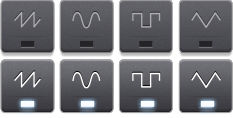
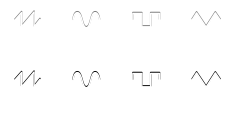
Two versions of the same layered image (233 x 118). Layer-by-layer changes:
hid "Divider" (1st of 8, in "Saw (ON)") over (2, 96, 53, 98)
hid group "INDICADOR TIPO DE ONDA" (1st of 2, in "Saw (ON)") (2 layers) over (19, 100, 36, 112)
hid "Indicator copy" (1st of 2, in "Saw (ON)") over (21, 100, 35, 107)
hid "Button" (1st of 8, in "Saw (ON)") over (1, 60, 54, 113)
hid "Divider" (2nd of 8, in "Sine (ON)") over (61, 96, 112, 98)
hid group "INDICADOR TIPO DE ONDA copy" (2 layers) over (79, 100, 96, 112)
hid "Indicator" (3rd of 11, in "Sine (ON)") over (80, 100, 94, 107)
hid "Button" (2nd of 8, in "Sine (ON)") over (60, 60, 113, 113)
hid "Divider" (3rd of 8, in "Square (ON)") over (120, 96, 171, 98)
hid group "INDICADOR TIPO DE ONDA copy 2" (2 layers) over (139, 100, 156, 112)
hid "Indicator" (5th of 11, in "Square (ON)") over (139, 100, 153, 107)
hid "Button" (3rd of 8, in "Square (ON)") over (119, 60, 172, 113)
hid "Divider" (4th of 8, in "Triangle (ON)") over (180, 96, 231, 98)
hid group "INDICADOR TIPO DE ONDA copy 3" (2 layers) over (199, 100, 216, 112)
hid "Indicator" (7th of 11, in "Triangle (ON)") over (199, 100, 213, 107)
hid "Button" (4th of 8, in "Triangle (ON)") over (179, 60, 232, 113)
hid "Divider" (5th of 8, in "Saw (OFF)") over (2, 36, 53, 38)
hid "Button" (5th of 8, in "Saw (OFF)") over (1, 0, 54, 53)
hid "Divider" (6th of 8, in "Sine (OFF)") over (61, 36, 112, 38)
hid "Button" (6th of 8, in "Sine (OFF)") over (60, 0, 113, 53)
hid "Divider" (7th of 8, in "Square (OFF)") over (120, 36, 171, 38)
hid "Button" (7th of 8, in "Square (OFF)") over (119, 0, 172, 53)
hid "Divider" (8th of 8, in "Triangle (OFF)") over (180, 36, 231, 38)
hid "Button" (8th of 8, in "Triangle (OFF)") over (179, 0, 232, 53)
…and 4 more changes (4 visibility)
